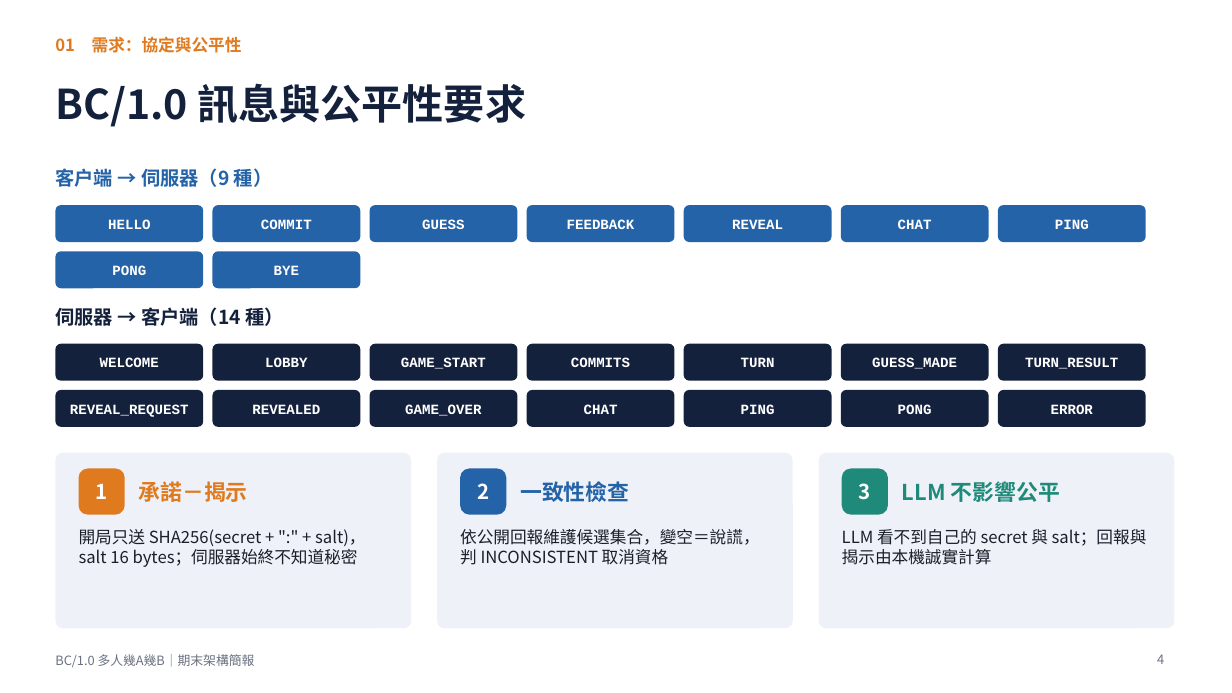
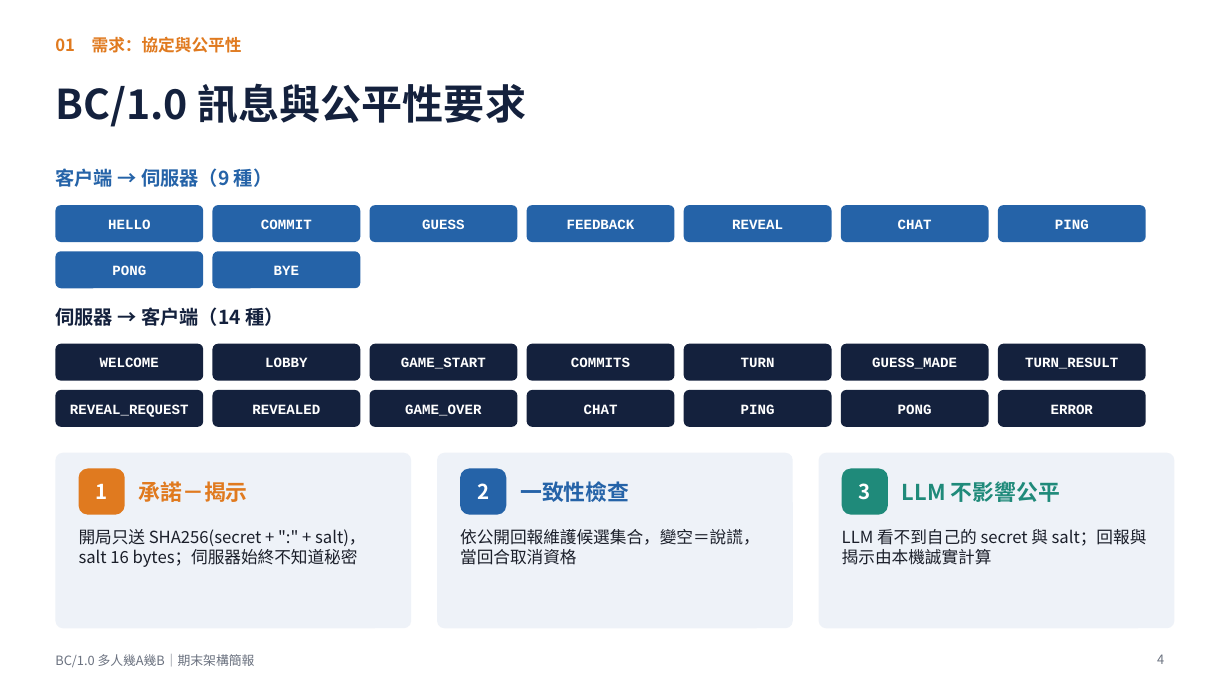
Before and after one commit to TAIWAN-ET/web_application2026_project, a slide deck: slide 4 of slides/期末架構簡報.pptx. Drawn at 1232x693 pixels with LibreOffice and Linux fonts; fonts in the diff are those of the drawing. Boxes give left, top, right and bottom in pixels: in the first picture for what was removed or moved away, otherwise in the second. Text is boxed around its words. In the diff, an @@ line names an element or a change of style, - is before the commit and + after.

```diff
--- a/slides/期末架構簡報.pptx
+++ b/slides/期末架構簡報.pptx
@@ text at [460, 529, 760, 565]: text changed @@
-依公開回報維護候選集合，變空＝說謊，判 INCONSISTENT 取消資格
+依公開回報維護候選集合，變空＝說謊，當回合取消資格
```
Also in this commit, not shown: 1 other file.
